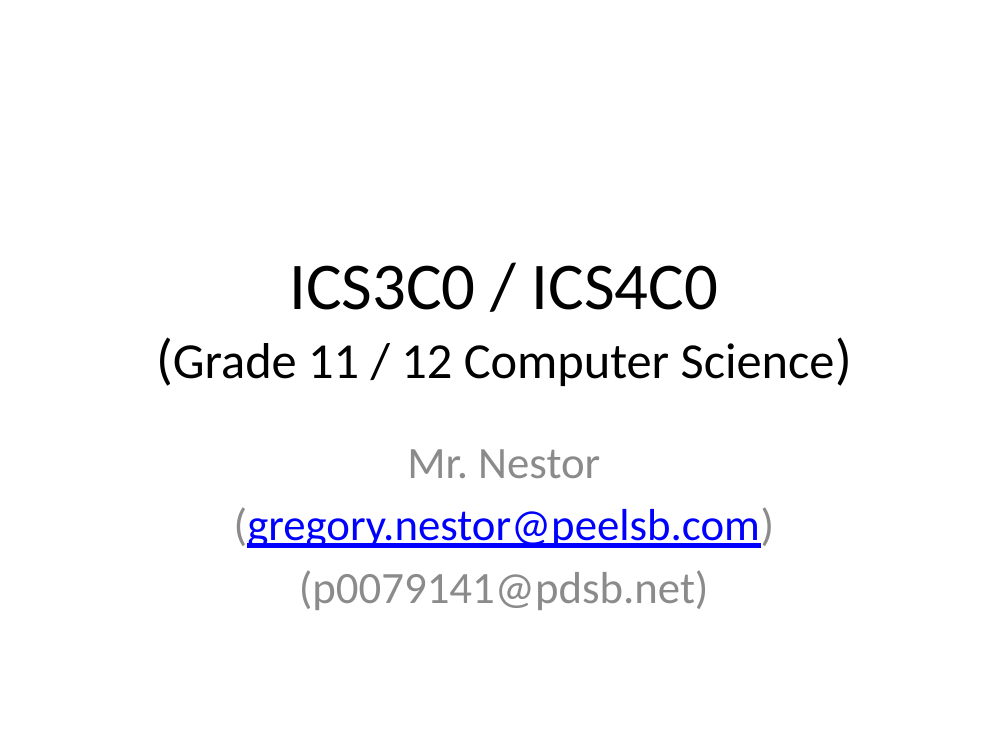
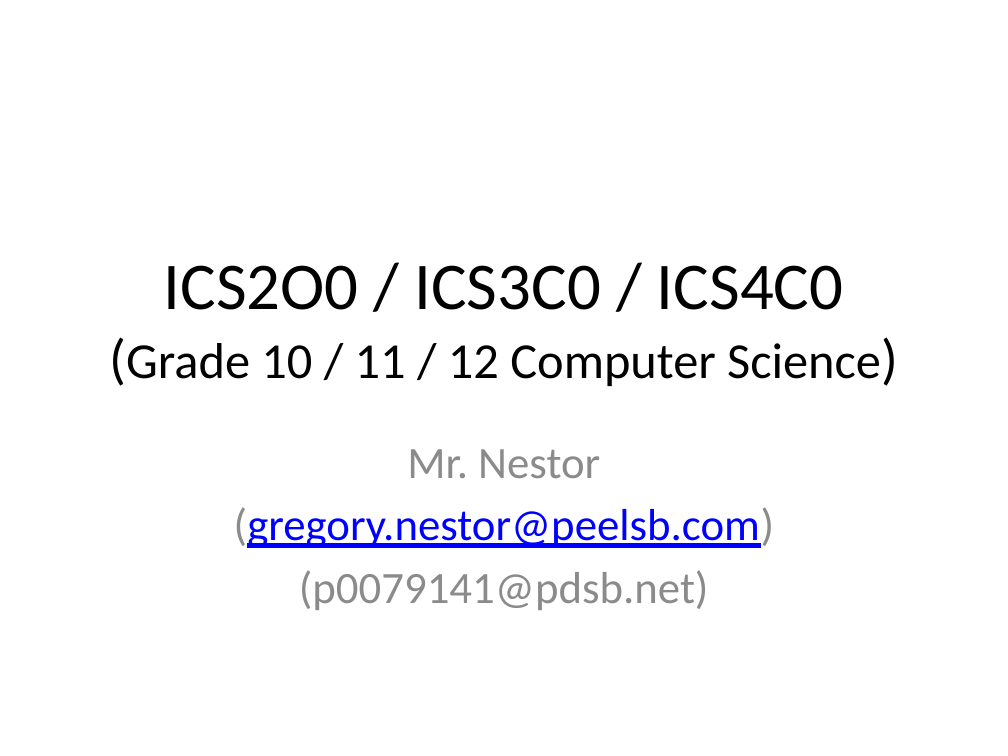
Before and after one commit to Greg5519/ICS4C0, a slide deck: slide 1 of Daily Agendas/Day1.2_FirstDay.pptx. Drawn at 1008x756 pixels with LibreOffice and Linux fonts; fonts in the diff are those of the drawing. Boxes give left, top, right and bottom in pixels: in the first picture for what was removed or moved away, otherwise in the second. Text is boxed around its words. In the diff, an @@ line names an element or a change of style, - is before the commit and + after.

```diff
--- a/Daily Agendas/Day1.2_FirstDay.pptx
+++ b/Daily Agendas/Day1.2_FirstDay.pptx
@@ title at [126,265,881,386]: text changed @@
-ICS3C0 / ICS4C0
-(Grade 11 / 12 Computer Science)
+ICS2O0 / ICS3C0 / ICS4C0
+(Grade 10 / 11 / 12 Computer Science)
```
Also in this commit, not shown: 1 other slide changed, 5 other files.
